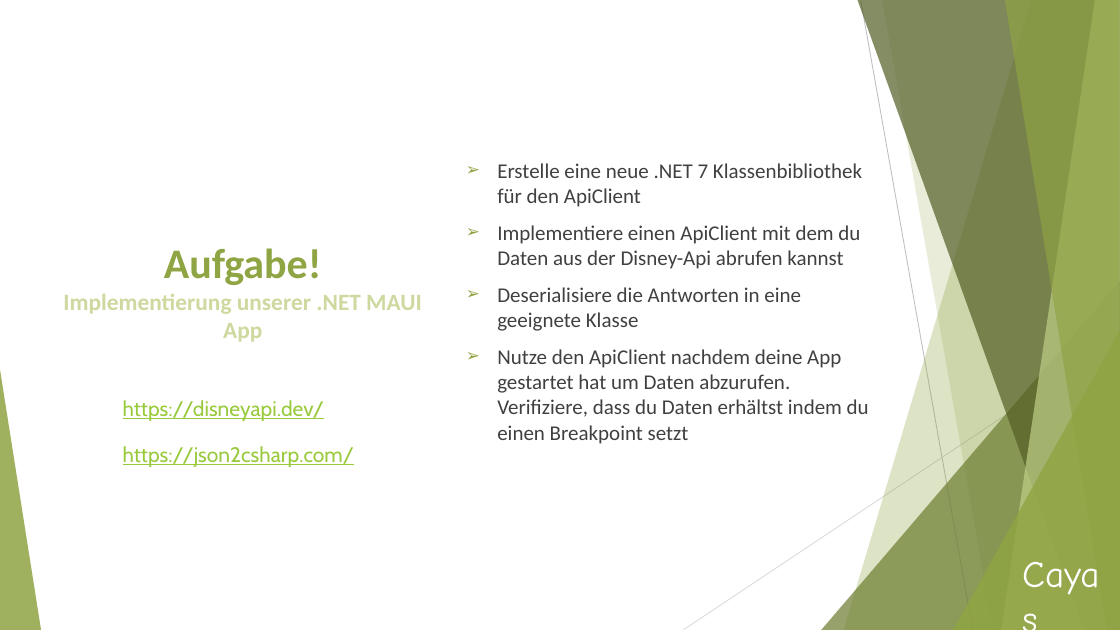
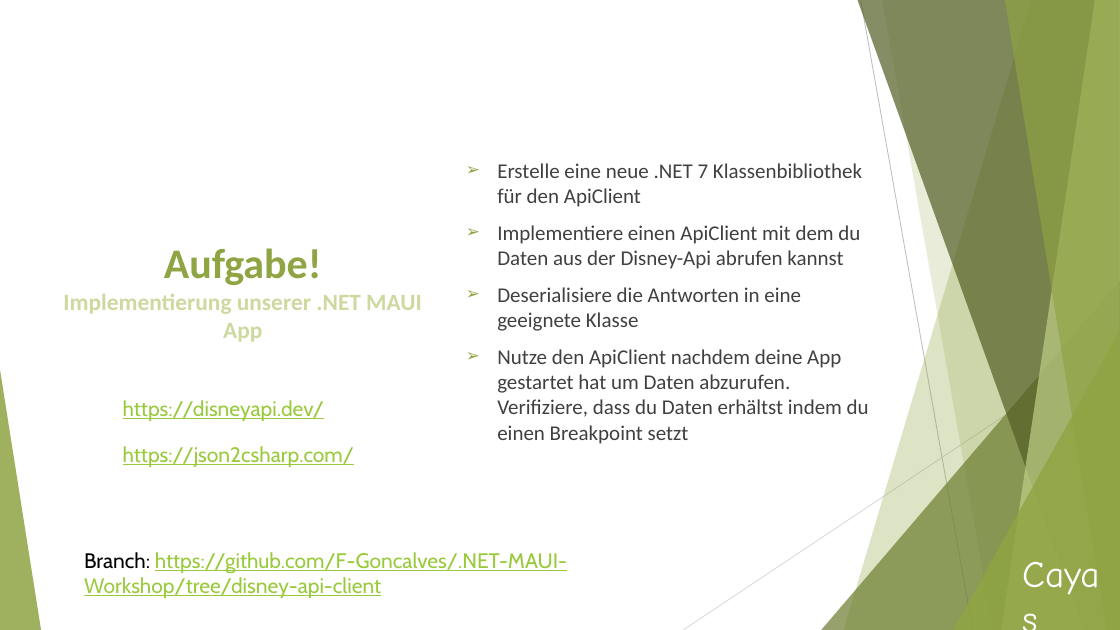
Before and after one commit to F-Goncalves/.NET-MAUI-Workshop-Resources, a slide deck: slide 12 of Workshop-Dotnet-MAUI.pptx. Drawn at 1120x630 pixels with LibreOffice and Linux fonts; fonts in the diff are those of the drawing. Boxes give left, top, right and bottom in pixels: in the first picture for what was removed or moved away, otherwise in the second. Text is boxed around its words. In the diff, an @@ line names an element or a change of style, - is before the commit and + after.

```diff
--- a/Workshop-Dotnet-MAUI.pptx
+++ b/Workshop-Dotnet-MAUI.pptx
@@ text added at (84, 552, 567, 598), 18 pt, text #99CA3C, underline @@
+Branch: https://github.com/F-Goncalves/.NET-MAUI-Workshop/tree/disney-api-client
```
Also in this commit, not shown: 6 other slides changed.
